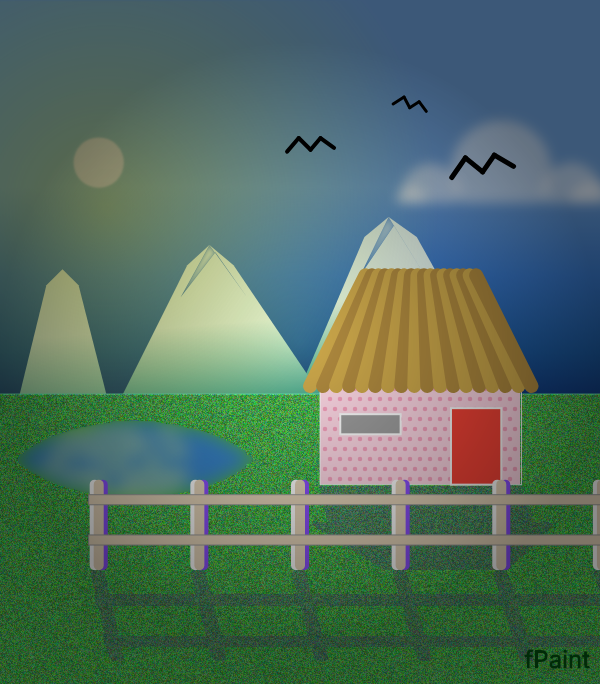
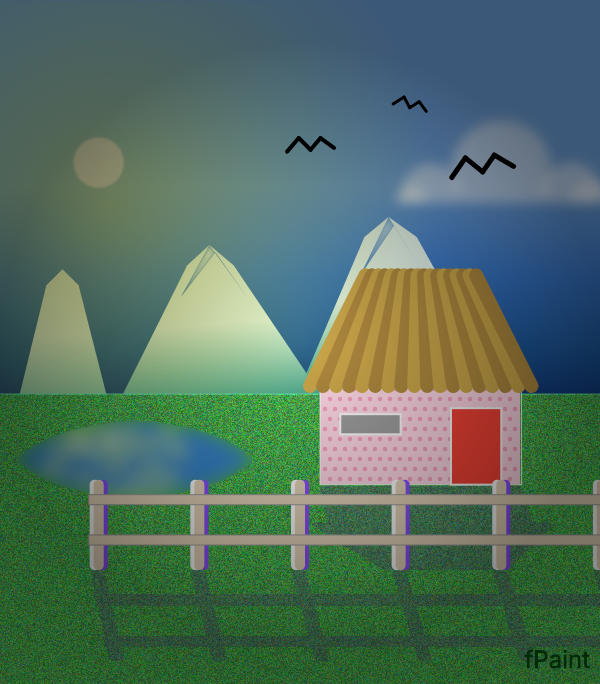
Revision of a layered w=600, h=684 image; what changed, layer by layer:
painted on "Land" over bbox(0, 394, 600, 684)
